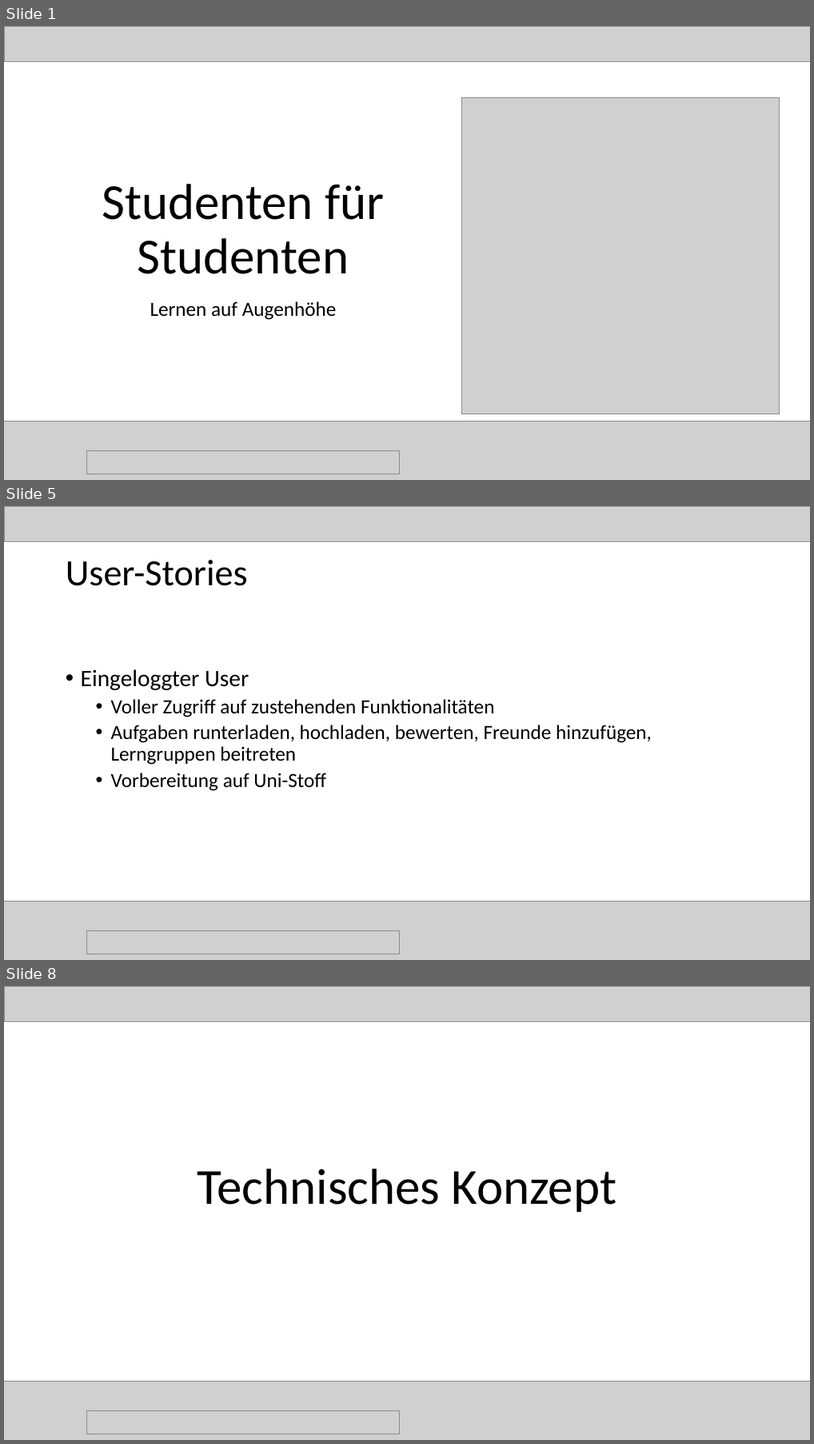
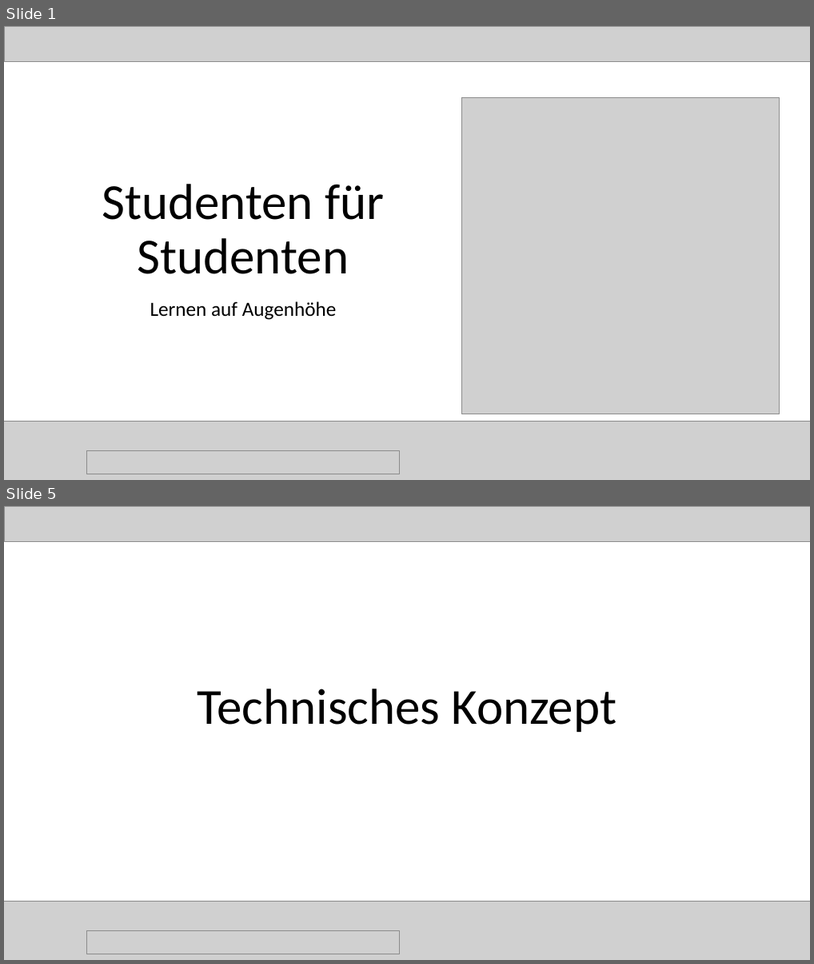
Before and after one commit to magharmi/StudentenFuerStudenten, a slide deck: Power Point/final.pptx. Shown one above the other, each under a label of ours: slides 1, 5 and 8 before the commit, slides 1 and 5 after it; the slides between them are not shown. The pictures are 814x1444 and 814x964 pixels, drawn with LibreOffice and Linux fonts; fonts in the diff are those of the drawing; grey boxes stand for pictures. Boxes give left, top, right and bottom in pixels: in the first picture for what was removed or moved away, otherwise in the second. Text is boxed around its words. In the diff, an @@ line names an element or a change of style, - is before the commit and + after.

```diff
--- a/Power Point/final.pptx
+++ b/Power Point/final.pptx
@@ slide 5 removed at (4,506,810,960), background #FFFFFF @@
@@ picture removed at (4,506,810,541) @@
@@ title removed at (66,560,248,586) @@
-User-Stories
@@ text removed at (81,669,652,791) @@
-• Eingeloggter User
-  • Voller Zugriff auf zustehenden Funktionalitäten
-  • Aufgaben runterladen, hochladen, bewerten, Freunde hinzufügen, Lerngruppen beitreten
-  • Vorbereitung auf Uni-Stoff
@@ picture removed at (4,900,810,960) @@
@@ picture removed at (86,930,400,954) @@
@@ what was slide 8 is now slide 5 @@
```
Also in this commit, not shown: 8 slides changed, 7 slides added, 5 other slides removed.
